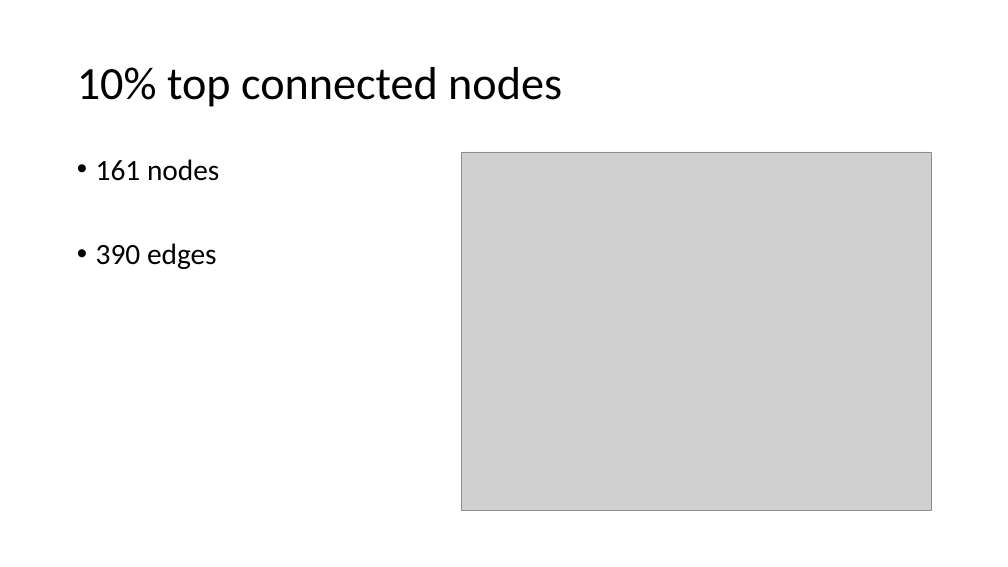
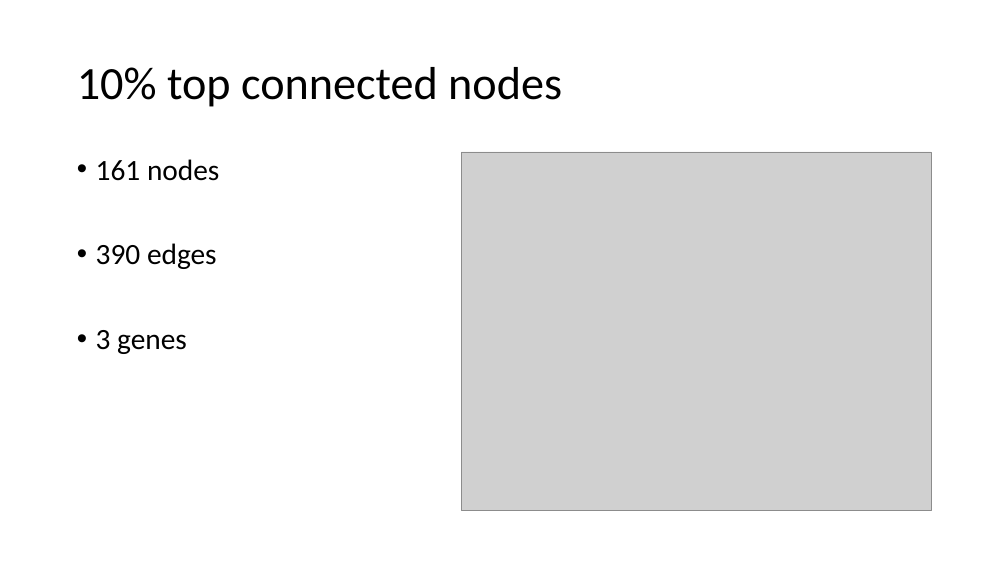
Before and after one commit to GuerreroVazquez/miRNA_small_tools, a slide deck: slide 19 of Presentations/Dryrun.pptx (slide 18 before the commit). Drawn at 1008x567 pixels with LibreOffice and Linux fonts; fonts in the diff are those of the drawing; grey boxes stand for pictures. Boxes give left, top, right and bottom in pixels: in the first picture for what was removed or moved away, otherwise in the second. Text is boxed around its words. In the diff, an @@ line names an element or a change of style, - is before the commit and + after.

```diff
--- a/Presentations/Dryrun.pptx
+++ b/Presentations/Dryrun.pptx
@@ text at (96,330,187,354): paragraph added @@
+• 3 genes
```
Also in this commit, not shown: 8 other slides changed, 17 slides added.
